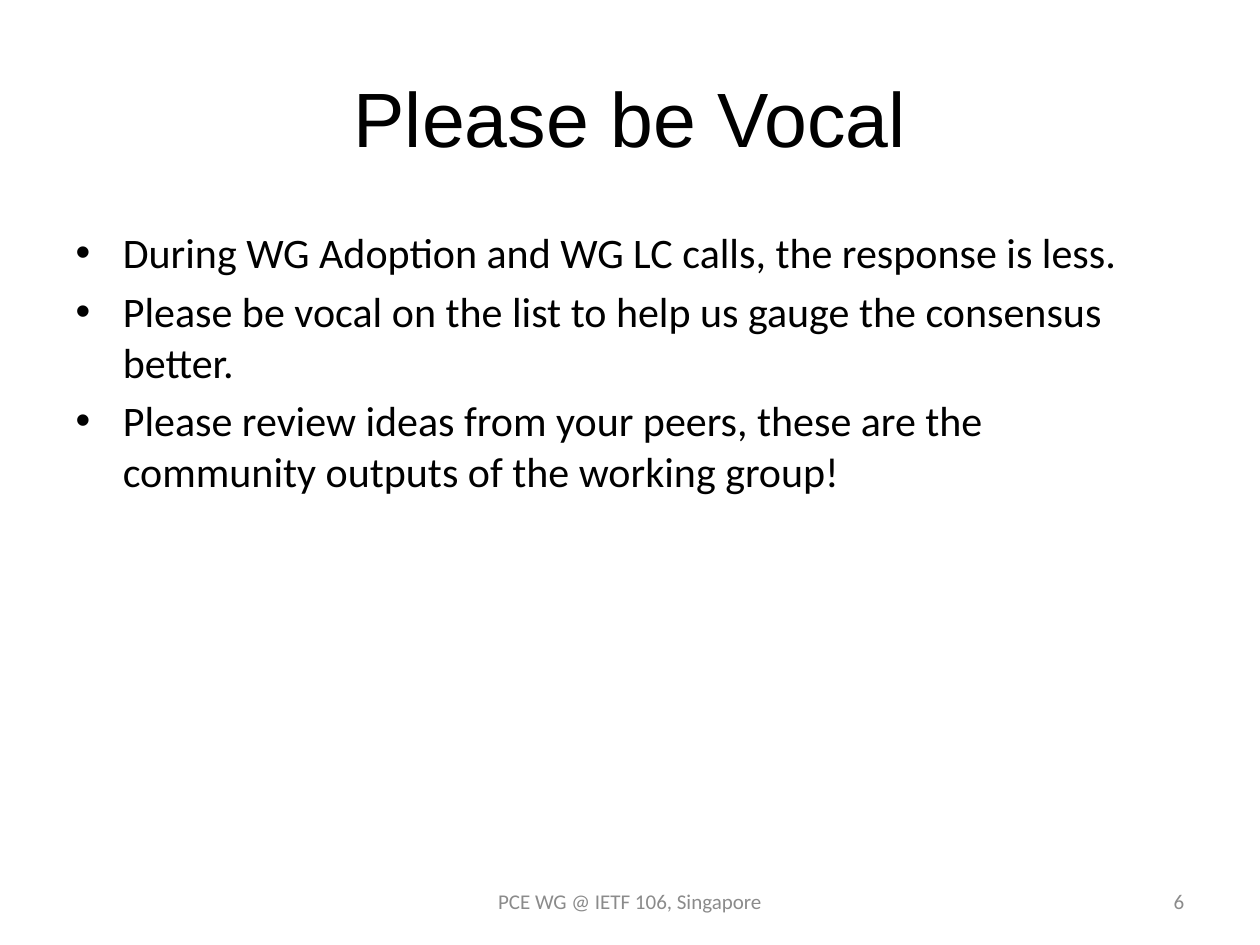
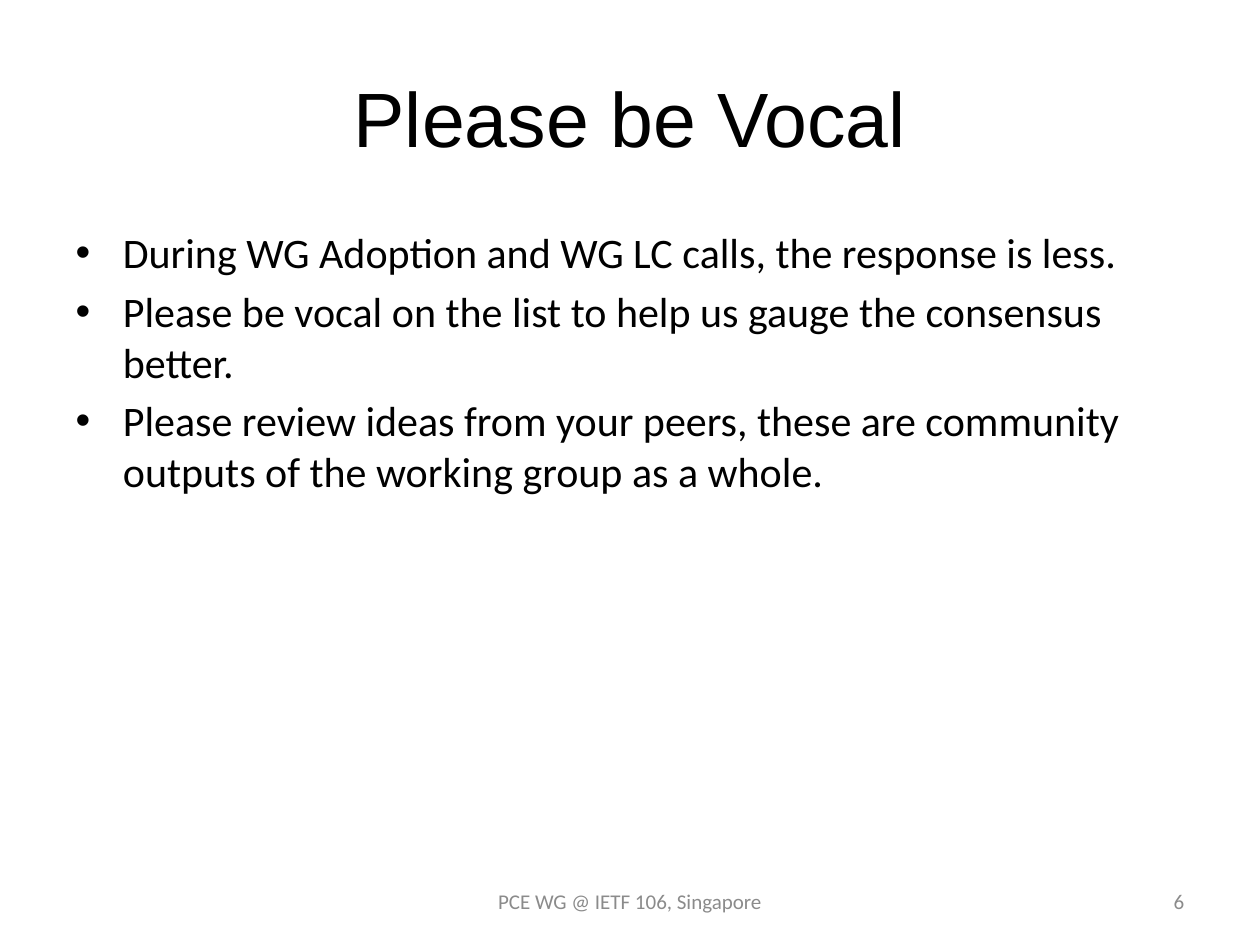
Before and after one commit to dhruvdhody/ietf, a slide deck: slide 6 of PCE WG Slide 106.pptx. Drawn at 1260x945 pixels with LibreOffice and Linux fonts; fonts in the diff are those of the drawing. Boxes give left, top, right and bottom in pixels: in the first picture for what was removed or moved away, otherwise in the second. Text is boxed around its words. In the diff, an @@ line names an element or a change of style, - is before the commit and + after.

```diff
--- a/PCE WG Slide 106.pptx
+++ b/PCE WG Slide 106.pptx
@@ text at bbox=[123, 406, 1118, 495]: text changed @@
-• Please review ideas from your peers, these are the community outputs of the working group!
+• Please review ideas from your peers, these are community outputs of the working group as a whole.
```
Also in this commit, not shown: 5 other slides changed, 2 slides added, 1 slide removed.
